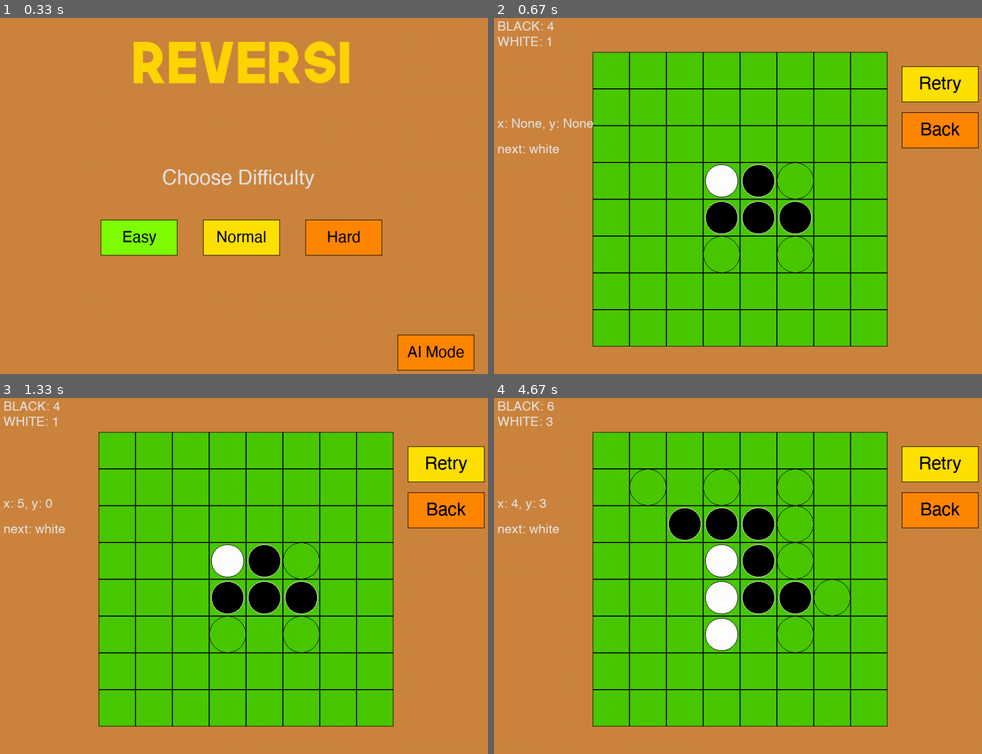
Above: before the commit, frames 1-4 (two rows, left to right).
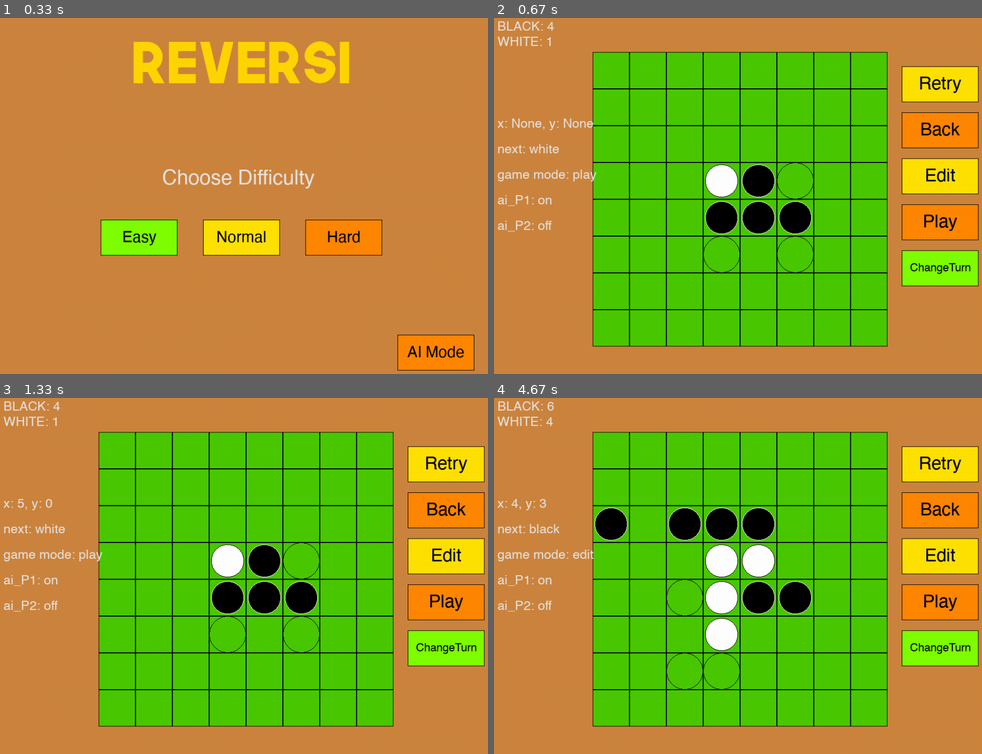
Above: after the commit, the same moments.

Repository: FermatPredictor/simple_ai_chess_algorithm
Game: pygame game, started from Pygame_chess/黑白棋/ui.py
Two runs of this game, one before a commit and one after it. Both use one fixed random seed, a clock stepped at 60 frames per second and the inputs below.
Inputs (mouse positions are in pixels of both pictures, inside the frame that each line leads up to):
- Up to frame 1 (0.33 s): no input
- Up to frame 2 (0.67 s): click (630, 238) at 0.38 s
- Up to frame 3 (1.33 s): click (244, 604) at 0.72 s; click (317, 451) at 1.05 s
- Up to frame 4 (4.67 s): click (796, 611) at 1.38 s; click (747, 454) at 1.72 s; click (738, 625) at 2.05 s; click (723, 515) at 2.38 s; click (669, 504) at 2.72 s; click (864, 547) at 3.05 s; click (918, 551) at 3.38 s; click (908, 650) at 3.72 s; click (596, 508) at 4.05 s; click (757, 565) at 4.38 s

Frame 1 is identical in both runs. In frame 2, 5.2% of the frame differs, in the area x 0-100%, y 39-76%; in frame 3, 5.2%; in frame 4, 6.8%, in the area x 0-100%, y 5-82%.

Commit message:
[Reversi] add many buttons

Diff:
--- a/Pygame_chess/黑白棋/globalvar.py
+++ b/Pygame_chess/黑白棋/globalvar.py
@@ -1,9 +1,19 @@
-# global constants are stored here
-P1_ai = 0
-P2_ai = 0
+# 視窗
 WIDTH, HEIGHT = 960, 720
+
+# 創建顏色(三個參數為RGB)
+GREEN = (128,255,0)
+BLACK = (0,0,0)
+YELLOW = (255,225,0)
+ORANGE = (255,135,0)
 BROWN = (205,133,63)
 GREY = (230,230,230)
 GOLD = (255,215,0)
+
+# 是否開啟ai及設置難度
+P1_ai = 0
+P2_ai = 0
+
+# 字體
 HELV = "sprites/Helvetica.ttf"
 NEXT = "sprites/TheNextFont.ttf"
--- a/Pygame_chess/黑白棋/reversifunc.py
+++ b/Pygame_chess/黑白棋/reversifunc.py
@@ -120,6 +120,9 @@
         if not valid_moves:
             self.state.next_turn()
 
+    def change_turn(self):
+        self.state.next_turn()
+
     def set_board(self, x, y):
         self.state.board[x][y] = (self.state.board[x][y]+1)%3
 
--- a/Pygame_chess/黑白棋/ui.py
+++ b/Pygame_chess/黑白棋/ui.py
@@ -5,11 +5,7 @@
 import globalvar as gv
 
 
-# 創建顏色(三個參數為RGB)
-GREEN = (128,255,0)
-BLACK = (0,0,0)
-YELLOW = (255,225,0)
-ORANGE = (255,135,0)
+
 
 pygame.init()
 
@@ -26,13 +22,13 @@
     chooseDiff = sc.text('Choose Difficulty', gv.HELV, 40, (320, 300), gv.GREY)
 
     my_buttons = [None]*3
-    color_dict = {0:GREEN, 1:YELLOW, 2:ORANGE}
+    color_dict = {0:gv.GREEN, 1:gv.YELLOW, 2:gv.ORANGE}
     diff_dict = {0:'Easy', 1:'Normal', 2:'Hard'}
     for i in range(3):
-        my_buttons[i] = sc.my_button((200*(i+1), 400),(150, 70), color_dict[i], (gv.HELV, 30, BLACK, f'{diff_dict[i]}'))
+        my_buttons[i] = sc.my_button((200*(i+1), 400),(150, 70), color_dict[i], (gv.HELV, 30, gv.BLACK, f'{diff_dict[i]}'))
         buttons.add(my_buttons[i])
 
-    aiButton = sc.my_button((780, 625), (150, 70), ORANGE, (gv.HELV, 30, BLACK, 'AI Mode'))
+    aiButton = sc.my_button((780, 625), (150, 70), gv.ORANGE, (gv.HELV, 30, gv.BLACK, 'AI Mode'))
 
     texts.add(gameTitle, chooseDiff)
     buttons.add(aiButton)
@@ -64,13 +60,13 @@
         return (200+200*X, 200+125*Y)
 
     my_buttons = [[None]*3 for _ in range(3)]
-    color_dict = {0:GREEN, 1:YELLOW, 2:ORANGE}
+    color_dict = {0:gv.GREEN, 1:gv.YELLOW, 2:gv.ORANGE}
     diff_dict = {0:'E', 1:'N', 2:'H'}
     for i in range(3):
         for j in range(3):
-            my_buttons[i][j] = sc.my_button(coord(j, i),(150, 70), color_dict[i], (gv.HELV, 30, BLACK, f'{diff_dict[i]} v {diff_dict[j]}'))
+            my_buttons[i][j] = sc.my_button(coord(j, i),(150, 70), color_dict[i], (gv.HELV, 30, gv.BLACK, f'{diff_dict[i]} v {diff_dict[j]}'))
             buttons.add(my_buttons[i][j])
-    backButton = sc.my_button((780, 625),(150, 70), ORANGE, (gv.HELV, 30, BLACK, 'Back'))
+    backButton = sc.my_button((780, 625),(150, 70), gv.ORANGE, (gv.HELV, 30, gv.BLACK, 'Back'))
 
     texts.add(aiTitle)
     buttons.add(backButton)
@@ -103,9 +99,12 @@
     buttons = pygame.sprite.Group()
     ui_board = sc.chessBoard(game.get_board())
 
-    retryButton = sc.my_button((800, 100), (150, 70), YELLOW, (gv.HELV, 35, BLACK, 'Retry'))
-    backButton = sc.my_button((800, 190), (150, 70), ORANGE, (gv.HELV, 35, BLACK, 'Back'))
-    buttons.add(retryButton, backButton)
+    retryButton = sc.my_button((800, 100), (150, 70), gv.YELLOW, (gv.HELV, 35, gv.BLACK, 'Retry'))
+    backButton = sc.my_button((800, 190), (150, 70), gv.ORANGE, (gv.HELV, 35, gv.BLACK, 'Back'))
+    editButton = sc.my_button((800, 280), (150, 70), gv.YELLOW, (gv.HELV, 35, gv.BLACK, 'Edit'))
+    playButton = sc.my_button((800, 370), (150, 70), gv.ORANGE, (gv.HELV, 35, gv.BLACK, 'Play'))
+    turnButton = sc.my_button((800, 460), (150, 70), gv.GREEN, (gv.HELV, 22, gv.BLACK, 'ChangeTurn'))
+    buttons.add(retryButton, backButton, playButton, editButton, turnButton)
 
     blackScore, whiteScore = 2, 2
     click_x, click_y = None, None
@@ -131,10 +130,9 @@
                 else:
                     result = 'DRAW!'
 
-                gameOverText = sc.text('Game OVER!', gv.HELV, 30, (10, 70), BLACK)
-                resultText = sc.text(result, gv.NEXT, 30, (10, 100), BLACK)
-                texts.add(gameOverText)
-                texts.add(resultText)
+                gameOverText = sc.text('Game OVER!', gv.HELV, 30, (10, 70), gv.BLACK)
+                resultText = sc.text(result, gv.NEXT, 30, (10, 100), gv.BLACK)
+                texts.add(gameOverText, resultText)
 
 
         for evg in pygame.event.get():
@@ -156,12 +154,24 @@
                 if backButton.rect.collidepoint(pygame.mouse.get_pos()):
                     Intro()
 
+                if playButton.rect.collidepoint(pygame.mouse.get_pos()):
+                    MODE = 'play'
+
+                if editButton.rect.collidepoint(pygame.mouse.get_pos()):
+                    MODE = 'edit'
+
+                if turnButton.rect.collidepoint(pygame.mouse.get_pos()):
+                    game.change_turn()
+
         blackScore, whiteScore = game.getScoreOfBoard()
         blackText = sc.text(f'BLACK: {blackScore}', gv.HELV, 25, (10, 10), gv.GREY)
         whiteText = sc.text(f'WHITE: {whiteScore}', gv.HELV, 25, (10, 40), gv.GREY)
         clickText = sc.text(f'x: {click_x}, y: {click_y}', gv.HELV, 25, (10, 200), gv.GREY)
         next_move_text = sc.text(f"next: {'black' if game.get_turn()==1 else 'white'}", gv.HELV, 25, (10, 250), gv.GREY)
-        texts.add(blackText, whiteText, clickText, next_move_text)
+        mode_text = sc.text(f"game mode: {MODE}", gv.HELV, 25, (10, 300), gv.GREY)
+        ai_p1_text = sc.text(f"ai_P1: {'on' if gv.P1_ai else 'off'}", gv.HELV, 25, (10, 350), gv.GREY)
+        ai_p2_text = sc.text(f"ai_P2: {'on' if gv.P2_ai else 'off'}", gv.HELV, 25, (10, 400), gv.GREY)
+        texts.add(blackText, whiteText, clickText, next_move_text, mode_text, ai_p1_text, ai_p2_text)
 
         screen.fill(gv.BROWN)
         ui_board.update(game.get_board(), game.get_hint())
